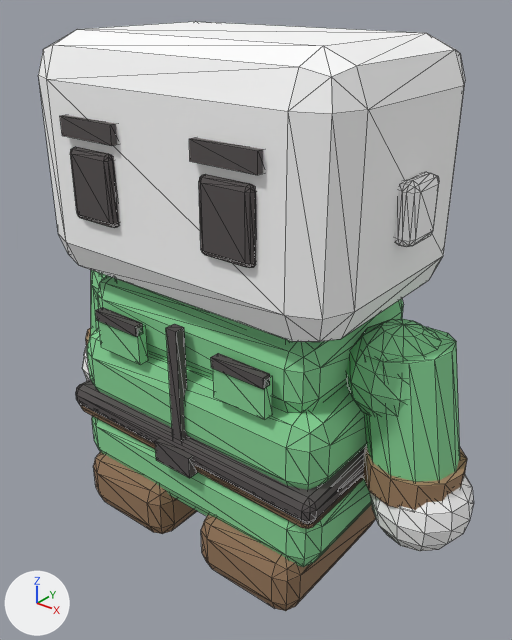
The glTF model public/assets/models/characters/body-overalls-green.glb as it was, and as the next commit left it.
The view is the same before and after, from a 50 mm lens placed at (0.543, -0.661, 0.718), pointed at (0.017, -0.004, 0.311). The lights are fixed; the arrows at lower left show +X, +Y and +Z. The first picture is the older version. Mesh edges are drawn as thin lines. Vertices at exactly the same position are counted once.

Names of what the first picture shows: 'body-mesh', 'head-mesh'.
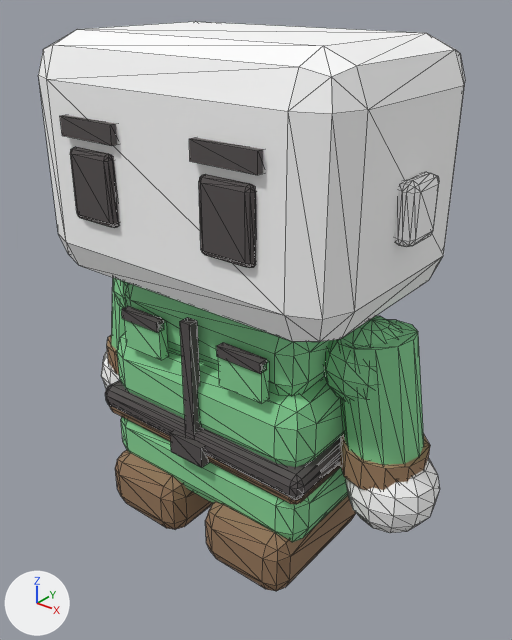
Location of each change, (x1, y1, x2, y2) in pixels of the pictures (512 x 640 px; the box of a moved part takes in the faces that stretch with it):
'head-mesh', reshaped
    before: (38, 21, 474, 551)
    after: (38, 21, 465, 533)
'body-mesh', reshaped (17% narrower, 8% shorter)
    before: (76, 270, 467, 611)
    after: (105, 278, 430, 591)
part 1 of me_body_mesh, moved or reshaped
    before: (155, 438, 197, 478)
    after: (170, 430, 209, 468)
part 2 of me_body_mesh, moved or reshaped
    before: (166, 324, 188, 442)
    after: (180, 317, 201, 438)
part 3 of me_body_mesh, moved or reshaped (not visible afterwards)
    before: (115, 278, 290, 342)
part 4 of me_body_mesh, moved or reshaped
    before: (98, 321, 148, 364)
    after: (124, 319, 169, 360)
part 5 of me_body_mesh, moved or reshaped
    before: (95, 307, 143, 336)
    after: (122, 306, 164, 333)
part 6 of me_body_mesh, moved or reshaped
    before: (213, 369, 273, 420)
    after: (218, 357, 270, 404)
part 7 of me_body_mesh, moved or reshaped
    before: (211, 353, 270, 389)
    after: (216, 342, 267, 374)
part 8 of me_body_mesh, moved or reshaped
    before: (363, 446, 467, 510)
    after: (340, 433, 430, 490)
part 9 of me_body_mesh, moved or reshaped (mostly hidden before)
    before: (86, 328, 91, 347)
    after: (107, 335, 119, 375)
part 10 of me_body_mesh, moved or reshaped
    before: (76, 270, 460, 611)
    after: (105, 278, 424, 591)
part 11 of me_head_mesh, moved or reshaped
    before: (370, 475, 474, 551)
    after: (345, 459, 440, 533)
part 12 of me_head_mesh, moved or reshaped (mostly hidden before)
    before: (83, 347, 90, 381)
    after: (101, 351, 120, 388)

Patch to the scene script:
```diff
--- a/public/assets/models/characters/body-overalls-green.glb.py
+++ b/public/assets/models/characters/body-overalls-green.glb.py
@@ me_body_mesh @@
 # used by ob_body_mesh; location = (0.0, 0.0, 0.0)
-me_body_mesh.from_pydata(...)  # 828 vertices, 1560 faces; spans x -0.318..0.318, y -0.153..0.145, z 0.0..0.372
+me_body_mesh.from_pydata(...)  # 828 vertices, 1560 faces; spans x -0.271..0.271, y -0.135..0.12, z 0.0..0.372
+# me_body_mesh part 1: the loose piece of 8 vertices spanning x -0.03..0.03, y -0.153..-0.139, z 0.15..0.18 is scaled about its middle by (0.917, 1, 1), then moved by (0.0, 0.025, 0.0)
+# me_body_mesh part 2: the loose piece of 8 vertices spanning x -0.008..0.008, y -0.142..-0.128, z 0.175..0.345 is moved by (0.0, 0.023, 0.0)
+# me_body_mesh part 3: the loose piece of 56 vertices spanning x -0.147..0.147, y -0.102..0.102, z 0.344..0.372 is scaled about its middle by (0.841, 0.845, 1)
+# me_body_mesh part 4: the loose piece of 8 vertices spanning x -0.138..-0.062, y -0.139..-0.125, z 0.275..0.325 is scaled about its middle by (0.867, 1, 1), then moved by (0.018, 0.024, 0.0)
+# me_body_mesh part 5: the loose piece of 8 vertices spanning x -0.138..-0.062, y -0.142..-0.13, z 0.316..0.33 is scaled about its middle by (0.867, 1, 1), then moved by (0.018, 0.024, 0.0)
+# me_body_mesh part 6: the loose piece of 8 vertices spanning x 0.062..0.138, y -0.139..-0.125, z 0.275..0.325 is scaled about its middle by (0.867, 1, 1), then moved by (-0.018, 0.024, 0.0)
+# me_body_mesh part 7: the loose piece of 8 vertices spanning x 0.062..0.138, y -0.142..-0.13, z 0.316..0.33 is scaled about its middle by (0.867, 1, 1), then moved by (-0.018, 0.024, 0.0)
+# me_body_mesh part 8: the loose piece of 24 vertices spanning x 0.198..0.318, y -0.06..0.06, z 0.166..0.204 is scaled about its middle by (0.9, 0.9, 1), then moved by (-0.041, 0.0, 0.0)
+# me_body_mesh part 9: the loose piece of 24 vertices spanning x -0.318..-0.198, y -0.06..0.06, z 0.166..0.204 is scaled about its middle by (0.9, 0.9, 1), then moved by (0.041, 0.0, 0.0)
+# me_body_mesh part 10: 612 of 828 vertices moved; they spanned x -0.311..0.311, y -0.153..0.145, z 0.0..0.367 and now span x -0.265..0.265, y -0.135..0.12, z 0.0..0.363; mean shift (0.0, 0.001, 0.0); largest move (-0.225, 0.0, 0.243) -> (-0.165, 0.034, 0.345)
+# other edits to the shape of me_body_mesh do not show in these pictures
 me_body_mesh.materials.append(mat_charmat)
@@ me_head_mesh @@
 # used by ob_head_mesh; location = (0.0, 0.0, 0.0)
-me_head_mesh.from_pydata(...)  # 444 vertices, 852 faces; spans x -0.334..0.334, y -0.159..0.15, z 0.083..0.662
+me_head_mesh.from_pydata(...)  # 444 vertices, 852 faces; spans x -0.29..0.29, y -0.159..0.15, z 0.087..0.662
+# me_head_mesh part 11: 86 of 444 vertices moved; they spanned x 0.21..0.334, y -0.062..0.062, z 0.083..0.207 and now span x 0.174..0.29, y -0.058..0.058, z 0.087..0.203; mean shift (-0.04, 0.0, 0.0); largest move (0.284, -0.021, 0.088) -> (0.232, -0.022, 0.199)
+# me_head_mesh part 12: 86 of 444 vertices moved; they spanned x -0.334..-0.21, y -0.062..0.062, z 0.083..0.207 and now span x -0.29..-0.174, y -0.058..0.058, z 0.087..0.203; mean shift (0.04, 0.0, 0.0); largest move (-0.272, 0.0, 0.083) -> (-0.221, 0.019, 0.199)
 me_head_mesh.materials.append(mat_skinmat)
```
